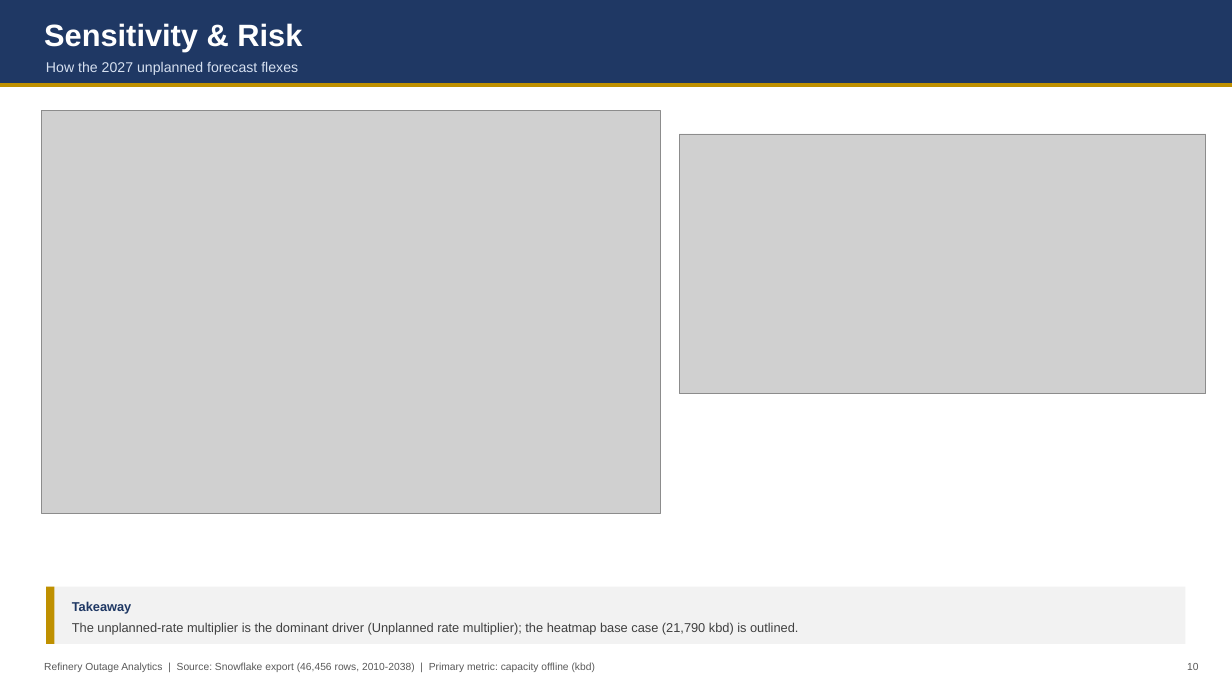
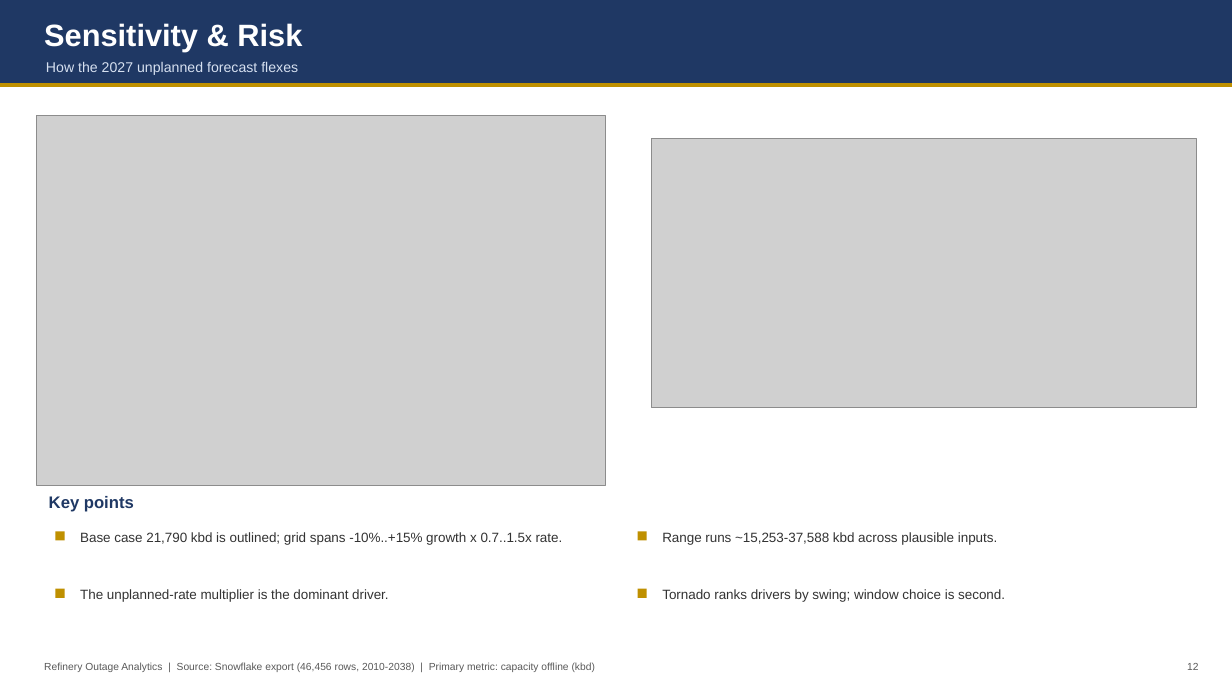
Before and after one commit to HoldenCole/Outages-script, a slide deck: slide 12 of output/outage_deck.pptx (slide 10 before the commit). Drawn at 1232x693 pixels with LibreOffice and Linux fonts; fonts in the diff are those of the drawing; grey boxes stand for pictures. Boxes give left, top, right and bottom in pixels: in the first picture for what was removed or moved away, otherwise in the second. Text is boxed around its words. In the diff, an @@ line names an element or a change of style, - is before the commit and + after.

```diff
--- a/output/outage_deck.pptx
+++ b/output/outage_deck.pptx
@@ picture resized from (x1=42, y1=111, x2=661, y2=514) to (x1=37, y1=116, x2=605, y2=485) @@
@@ picture resized from (x1=679, y1=134, x2=1206, y2=394) to (x1=652, y1=139, x2=1197, y2=408) @@
@@ text added at (x1=49, y1=496, x2=134, y2=512), 13 pt, text #1F3864, bold @@
+Key points
@@ rectangle resized from (x1=46, y1=587, x2=55, y2=644) to (x1=55, y1=531, x2=65, y2=541) @@
@@ text "Base case 21,790 kbd is ..." at (x1=80, y1=532, x2=563, y2=545): vertical alignment middle to top @@
@@ text at (x1=80, y1=532, x2=563, y2=545): text changed; size 10 to 10.5 pt; text colour #404040 to #333333 @@
-Takeaway
-The unplanned-rate multiplier is the dominant driver (Unplanned rate multiplier); the heatmap base case (21,790 kbd) is outlined.
+Base case 21,790 kbd is outlined; grid spans -10%..+15% growth x 0.7..1.5x rate.
@@ rectangle added at (x1=638, y1=531, x2=647, y2=541), fill #BF9000 @@
@@ text added at (x1=662, y1=532, x2=997, y2=545), 10.5 pt, text #333333 @@
+Range runs ~15,253-37,588 kbd across plausible inputs.
@@ rectangle removed at (x1=46, y1=587, x2=1186, y2=644) @@
@@ rectangle added at (x1=55, y1=589, x2=65, y2=598), fill #BF9000 @@
@@ text added at (x1=80, y1=589, x2=388, y2=602), 10.5 pt, text #333333 @@
+The unplanned-rate multiplier is the dominant driver.
@@ rectangle added at (x1=638, y1=589, x2=647, y2=598), fill #BF9000 @@
@@ text added at (x1=662, y1=589, x2=1005, y2=602), 10.5 pt, text #333333 @@
+Tornado ranks drivers by swing; window choice is second.
@@ text at (x1=1187, y1=663, x2=1198, y2=670): text changed @@
-10
+12
```
Also in this commit, not shown: 8 other slides changed, 2 slides added, 8 other files.
